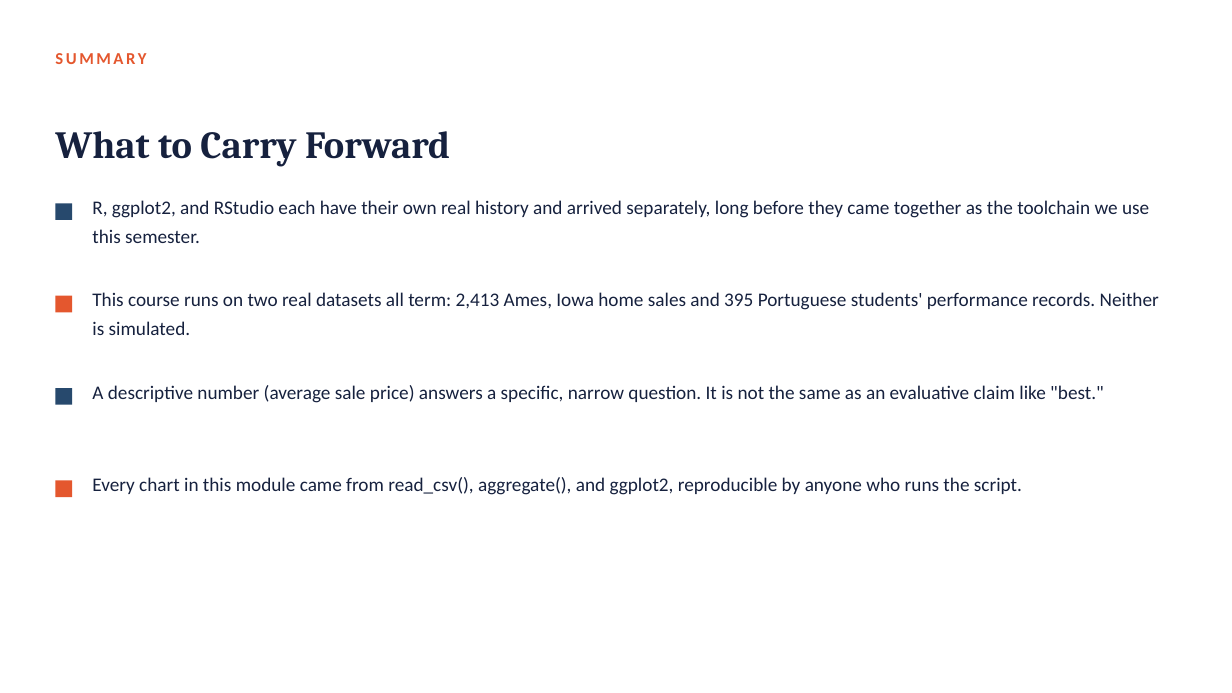
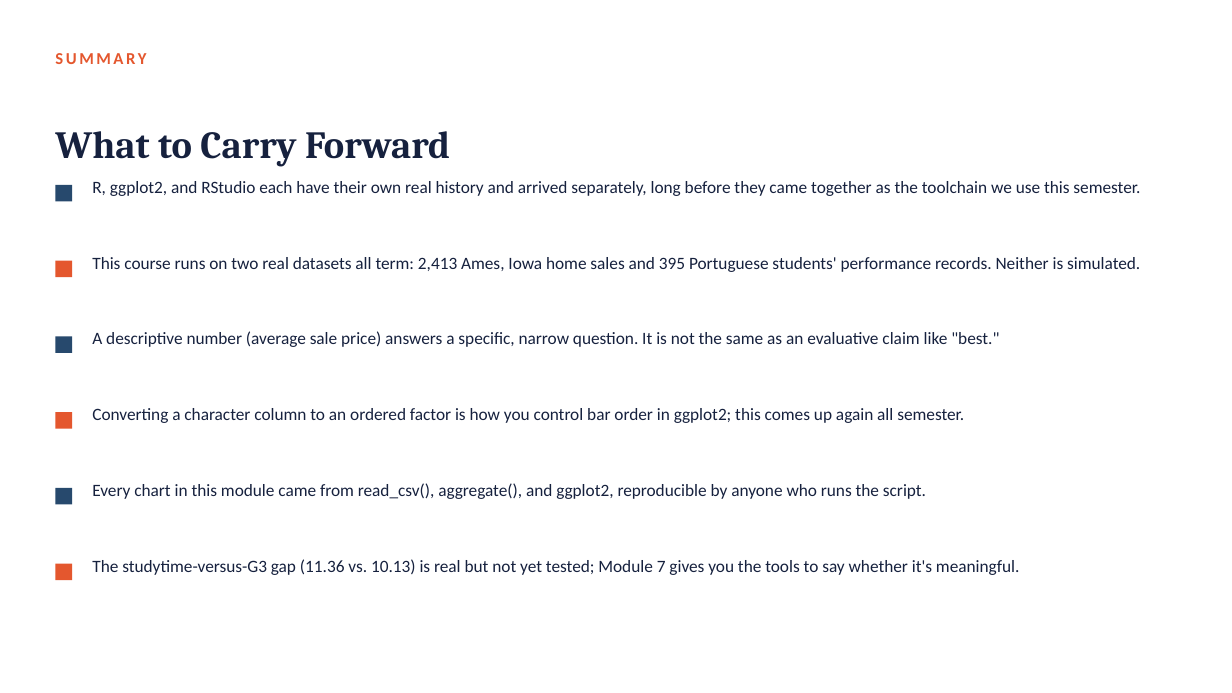
Before and after one commit to fmurital/Teaching-Curriculum, a slide deck: slide 70 of DATA-3230-Data-Visualization/01_Getting_Started_with_R_and_RStudio/Lecture_Slides/Module01_Getting_Started_with_R_and_RStudio.pptx (slide 26 before the commit). Drawn at 1232x693 pixels with LibreOffice and Linux fonts; fonts in the diff are those of the drawing. Boxes give left, top, right and bottom in pixels: in the first picture for what was removed or moved away, otherwise in the second. Text is boxed around its words. In the diff, an @@ line names an element or a change of style, - is before the commit and + after.

Commit message:
Expand Module 1 lecture deck to 74 slides with real code output
Grows the Module 1 deck from 29 to 74 slides so it covers a full
module's worth of material. Every live-coding moment now pairs the
real R code with the actual console output a student will see,
captured by running module1_first_look.R (extended in this commit
to reproduce every number and chart on the slides) against the real
ames_housing.csv and student_performance_math.csv files. Adds a
second full worked example using the student performance data
(studytime vs. final grade), more concept and history slides, and
several new interactive/reflection moments, while keeping the
existing three-segment, two-break structure.

```diff
--- a/DATA-3230-Data-Visualization/01_Getting_Started_with_R_and_RStudio/Lecture_Slides/Module01_Getting_Started_with_R_and_RStudio.pptx
+++ b/DATA-3230-Data-Visualization/01_Getting_Started_with_R_and_RStudio/Lecture_Slides/Module01_Getting_Started_with_R_and_RStudio.pptx
@@ text "R, ggplot2, and RStudio each ...": place and size @@
-text "R, ggplot2, and RStudio each ..." at box(92, 200, 1149, 243)
+text "R, ggplot2, and RStudio each ..." at box(92, 181, 1140, 196)
@@ rectangle: place and size @@
-rectangle at box(55, 203, 72, 220)
+rectangle at box(55, 185, 72, 201)
@@ rectangle: place and size @@
-rectangle at box(55, 296, 72, 312)
+rectangle at box(55, 261, 72, 277)
@@ text "This course runs on two ...": place and size @@
-text "This course runs on two ..." at box(92, 292, 1159, 335)
+text "This course runs on two ..." at box(92, 257, 1140, 272)
@@ text "A descriptive number (average sale ...": place and size @@
-text "A descriptive number (average sale ..." at box(92, 385, 1104, 403)
+text "A descriptive number (average sale ..." at box(92, 331, 999, 347)
@@ rectangle: place and size @@
-rectangle at box(55, 388, 72, 405)
+rectangle at box(55, 336, 72, 353)
@@ rectangle: place and size @@
-rectangle at box(55, 481, 72, 497)
+rectangle at box(55, 412, 72, 429)
@@ text added at box(92, 408, 964, 423), 13.5 pt, text #16213E @@
+Converting a character column to an ordered factor is how you control bar order in ggplot2; this comes up again all semester.
@@ size 15 to 13.5 pt in 4 elements at box(92, 181, 1140, 196), box(92, 257, 1140, 272), box(92, 331, 999, 347), box(92, 483, 926, 499) @@
@@ rectangle added at box(55, 488, 72, 505), fill #27496D @@
@@ rectangle added at box(55, 564, 72, 580), fill #E4572E @@
@@ text added at box(92, 559, 1019, 575), 13.5 pt, text #16213E @@
+The studytime-versus-G3 gap (11.36 vs. 10.13) is real but not yet tested; Module 7 gives you the tools to say whether it's meaningful.
```
Also in this commit, not shown: 17 other slides changed, 47 slides added, 2 slides removed, 1 other file.
